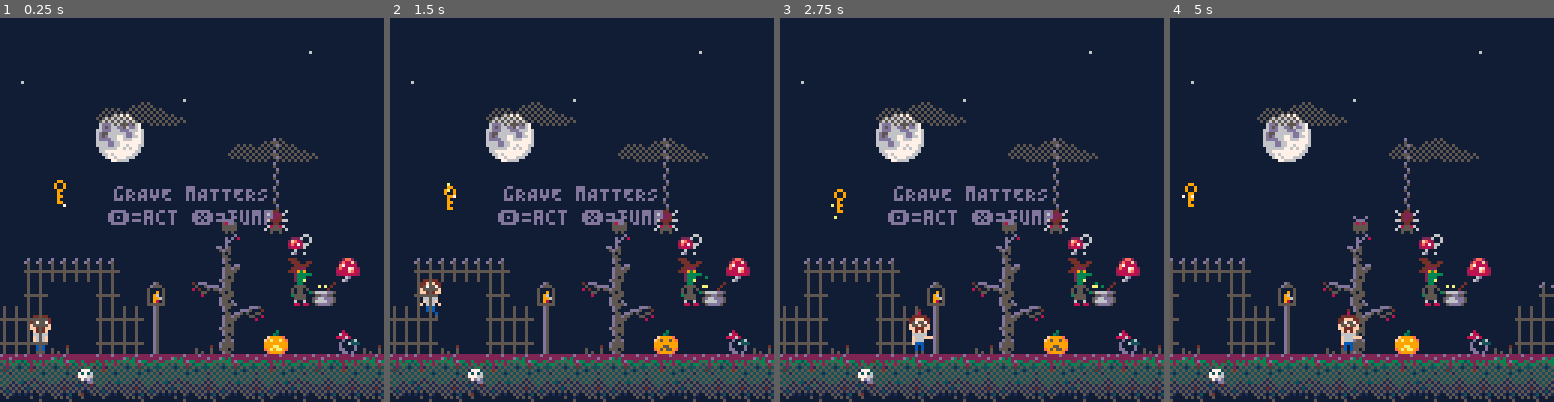
Above: before the commit, frames 1-4 (left to right).
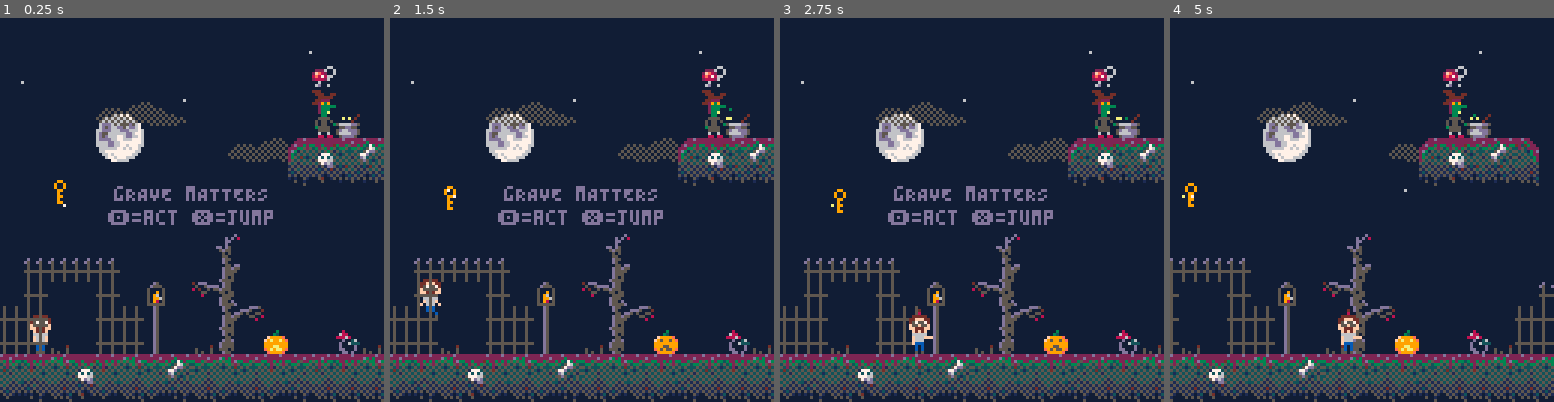
Above: after the commit, the same moments.

Repository: kallanreed/pico8_games
Game: PICO-8 cartridge grave.p8
The game is run twice, just before and just after one commit, with the same random seed, the same clock (stepped at 60 frames per second) and the same inputs.
Inputs:
- Up to frame 1 (0.25 s): no input
- Up to frame 2 (1.5 s): tap X (X key) at 0.33, 1.07 s; tap O (Z key) at 0.7 s
- Up to frame 3 (2.75 s): hold Right 1.6-2.1 s; tap O (Z key) at 1.7, 2.1, 2.5 s; tap X (X key) at 1.85 s; hold Right from 2.47 s (still down)
- Up to frame 4 (5 s): tap O (Z key) every 0.4 s from 2.9 to 4.9 s; tap X (X key) at 2.97, 4.08 s; release Right at 3.03 s; hold Left 3.08-3.58 s; hold Right 4.02-4.68 s

The runs differ from the first frame. In frame 1, 5.4% of the frame differs, in the area x 43-100%, y 12-94%; in frame 2, 5.4%; in frame 3, 5.4%; in frame 4, 6.1%, in the area x 3-97%, y 12-94%.

Commit message:
Music, layout, particles

Diff:
--- a/grave.p8
+++ b/grave.p8
@@ -401,7 +401,7 @@
   :add_mod(cam_rel())
 
 
- add(gen, bubbler(13*8+3,11*8+2,5,10,11))
+ add(gen, bubbler(14*8+3,4*8+2,5,10,11))
 
  -- test rect
  x1r=0 y1r=0 x2r=0 y2r=0
@@ -646,6 +646,16 @@
 -->8
 -- particles
 
+function particle(
+ x,y,dx,dy,mxage,col)
+ return {
+  x=x, y=y,
+  dx=dx, dy=dy,
+  age=0, mxage=mxage or 10,
+  col=col or 7
+ }
+end
+
 -- generator that emits particles
 -- outward from a single point
 function sparkler(x,y,col1,col2)
@@ -656,17 +666,14 @@
   update=function(my)
    if t()-my.ani>my.rate then
     my.ani=t()
-    add(part,{
-     x=my.x, y=my.y, col=col1,
-     dx=rnd(.5*my.mxd,my.mxd)*rnd_sign(),
-     dy=rnd(.5*my.mxd,my.mxd)*rnd_sign(),
-     age=0, mxage=rnd(8)+8,
-
-     update=function(_my)
-      if (_my.age*1.5>_my.mxage) _my.col=my.col2
-     end
-    })
-
+    local p=particle(my.x,my.y,
+     rnd(.5*my.mxd,my.mxd)*rnd_sign(),
+     rnd(.5*my.mxd,my.mxd)*rnd_sign(),
+     rnd(8)+8,col)
+    p.update=function(_my)
+     if (_my.age*1.5>_my.mxage) _my.col=my.col2
+    end
+    add(part,p)
    end
   end
  }
@@ -683,17 +690,14 @@
   update=function(my)
    if t()-my.ani>my.rate then
     my.ani=t()
-    add(part,{
-     x=my.x-my.w/2+rnd(w),
-     y=my.y, col=col1, dx=0,
-     dy=-rnd(my.mxd/2,my.mxd),
-     age=0, mxage=rnd(8)+8,
-
-     update=function(_my)
-      if (_my.age*1.5>_my.mxage) _my.col=my.col2
-     end
-    })
-
+    local p=particle(
+     my.x-my.w/2+rnd(w),my.y,
+     0,-rnd(my.mxd/2,my.mxd),
+     rnd(8)+8,col1)
+    p.update=function(_my)
+     if (_my.age*1.5>_my.mxage) _my.col=my.col2
+    end
+    add(part,p)
    end
   end
  }
@@ -977,24 +981,24 @@
 
 
 __gff__
-0000000000000000000010101000101000000000000000000000000020002000000222202000000000000000002020000000202020000000000200002000000020202020a0a080800000000000000000202020202022208020000000000000000000000000020080100000000000000010000000000000000000000000000000
+0000000000000000000010101000101000000000000000000000000020002000000222202000000000000000002020000000202020000000000200002000000020202020a0a080800020000000000000202020202022208020200000000000000000000000020080100000000000000010000000000000000000000000000000
 0000000000000000000000000000000000000000000000000000000000000000000000000000000000000000000000000000000000000000000000000000000000000000000000000000000000000000000000000000000000000000000000000000000000000000000000000000000000000000000000000000000000000000
 __map__
 0000000000000000000000000000000000000000000000000000000000000000000000000000000000000000000000000000000000000000000000000000000000000000000000000000000000000000000000000000000000000000000000000000000000000000000000000000000000000000000000000000000000000000
 0000000000000000000000000000000000000000000000000000000000000000000000000000000000000000000000000000000000000000000000000000000000000000000000000000000000000000000000000000000000000000000000000000000000000000000000000000000000000000000000000000000000000000
-0000000000000000000000000000000000000000000000000000000000000000000000000000000000000000000000000000000000000000000000000000000000000000000000000000000000000000000000000000000000000000000000000000000000000000000000000000000000000000000000000000000000000000
-0000000000000000000000000000000000000000000000000000000000000000000000000000000000000000000000000000000000000000000000000000000000000000000000000000000000000000000000000000000000000000000000000000000000000000000000000000000000000000000000000000000000000000
-0000000000000000000000000000000000000000000000000000000000000000000000000000000000000000000000000000000000000000000000000000000000000000000000000000000000000000000000000000000000000000000000000000000000000000000000000000000000000000000000000000000000000000
-00000000000000000000000d0000000000000000000000000000000000000000000000000000000000000000000000000044450000000000000000000000000000000000000000000000000000000000000000000000000000000000000000000000000000000000000000000000000000000000000000000000000000000000
-00000000000000000000000d0000000000000000000000000000000000000000000000000000000000000000001c00000060620000000000004454450000000000000000000000000000000000000000000000000000000000000000000000000000000000000000000000000000000000000000000000000000000000000000
-00000000000000000000000d0000000000000000000000000000000000000000000000000000000000000000002c1e000000000000444500006064600000000000000000000000000000000000000000000000000000000000000000000000000000000000000000000000000000000000000000000000000000000000000000
-0000000000000000000a000f00000000000000000000000000000000000000001c00004800000000000000002e3d00000000000000606200000000000000000000000000000000000000000000000000000000000000000000000000000000000000000000000000000000000000000000000000000000000000000000000000
-0000000000000000001c000019000000000000000000000000000000000000003d0044434500000000000000001d00000000000000000000000000000000000000000000000000000000000000000000000000000000000000000000000000000000000000000000000000000000000000000000000000000000000000000000
-0055555555000000002c000007001800000000000000000000000000000000002c1e616263001c0000234800002c2d000000000000000000580000000000000000000000000000000000000000000000000000000000000000000000000000000000000000000000000000000000000000000000000000000000000000000000
-00650000660033003c3d0000173800000055555500000000000000000000003c3d00007000001d0044414041453d00000000000000000000000000580000000000000000000000000000000000000000000000000000000000000000000000000000000000000000000000000000000000000000000000000000000000000000
-6565000066662700002c1e0000000000656557666600000000000000000000001d000000003c3d0046505350504145000000000000686868686868686800000000000000000000000000000000000000000000000000000000000000000000000000000000000000000000000000000000000000000000000000000000000000
-6565480066662700481d002300001a486565676666002221004800323100002e3d003248001a2c1e465150505052470022210048444240414240424143450000000000481a00000000000000481a00000000000000481a00000000000000481a0000000000000000000000000000000000000000000000000000000000000000
-4043425443424142414241434140434241424241404243544142414243424143414042414042414350505250525052434143404152515252535050505256404341424041544043414240434041544043414240434041544043414240434041544043414240000000000000000000000000000000000000000000000000000000
+0000000000000000000000000019000000000000000000000000000000000000000000000000000000000000000000000000000000000000000000000000000000000000000000000000000000000000000000000000000000000000000000000000000000000000000000000000000000000000000000000000000000000000
+0000000000000000000000000007000000000000000000000000000000000000000000000000000000000000000000000000000000000000000000000000000000000000000000000000000000000000000000000000000000000000000000000000000000000000000000000000000000000000000000000000000000000000
+0000000000000000000000000017380000000000000000000000000000000000000000000000000000000000000000000000000000000000000000000000000000000000000000000000000000000000000000000000000000000000000000000000000000000000000000000000000000000000000000000000000000000000
+0000000000000000000000004454415945000000490000000000000000000000000000000000000000000000000000000044450000000000000000000000000000000000000000000000000000000000000000000000000000000000000000000000000000000000000000000000000000000000000000000000000000000000
+0000000000000000000000006264636361000000000000580000000000000000000000000000000000000000001c00000060620000000000004454450000000000000000000000000000000000000000000000000000000000000000000000000000000000000000000000000000000000000000000000000000000000000000
+0000000000000000000000000000000000000000000000000000490000000000000000000000000000000000002c1e000000000000444500006064600000000000000000000000000000000000000000000000000000000000000000000000000000000000000000000000000000000000000000000000000000000000000000
+00000000000000000000000000000000000000000000000000000000005800001c00004800000000000000002e3d00000000000000606200000000000000000000000000000000000000000000000000000000000000000000000000000000000000000000000000000000000000000000000000000000000000000000000000
+0000000000000000001c000000000000000000000000000000000000000000003d0044434500000000000000001d00000000000000000000000000000000000000000000000000000000000000000000000000000000000000000000000000000000000000000000000000000000000000000000000000000000000000000000
+0055555555000000002c000000000000000000000000000000000000000000002c1e617163001c0000234800002c2d000000000000000000580000000000000000000000000000000000000000000000000000000000000000000000000000000000000000000000000000000000000000000000000000000000000000000000
+00650000660033003c3d0000000000000055555500000000000000000000003c3d00000d00001d0044414041453d00000000000000000000000000580000000000000000000000000000000000000000000000000000000000000000000000000000000000000000000000000000000000000000000000000000000000000000
+6565000066662700002c1e0000000000656557666600000000000000000000001d000070003c3d0046505350504145000000000000686868686868686800000000000000000000000000000000000000000000000000000000000000000000000000000000000000000000000000000000000000000000000000000000000000
+6565480066662700481d002300001a486565676666002221004800323100002e3d003248001a2c1e465150505052470022210048444240594240424143450000000000481a00000000000000481a00000000000000481a00000000000000481a0000000000000000000000000000000000000000000000000000000000000000
+4043425443424159414241434140434241424241404243544142414243424143414042594042414350505250525052434143404152515252535050505256404341424041544043414240434041544043414240434041544043414240434041544043414240000000000000000000000000000000000000000000000000000000
 6062616460616062616061606261616161606260606362646060616063606160616062606063626060626160636061606062636163606263606362636162606263606361646062636063626361646062636063626361646062636063626361646062636063000000000000000000000000000000000000000000000000000000
 
 
Not shown, changed: 24 lines of the sprite sheet (__gfx__) section of grave.p8
Not shown, changed: the sound effects (__sfx__) section of grave.p8
